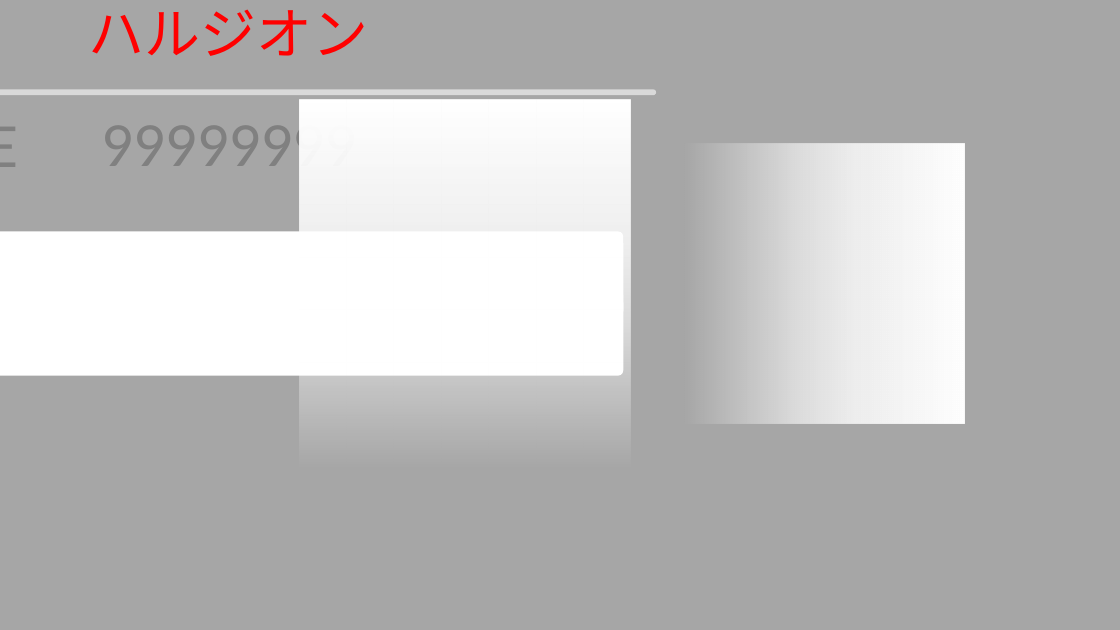
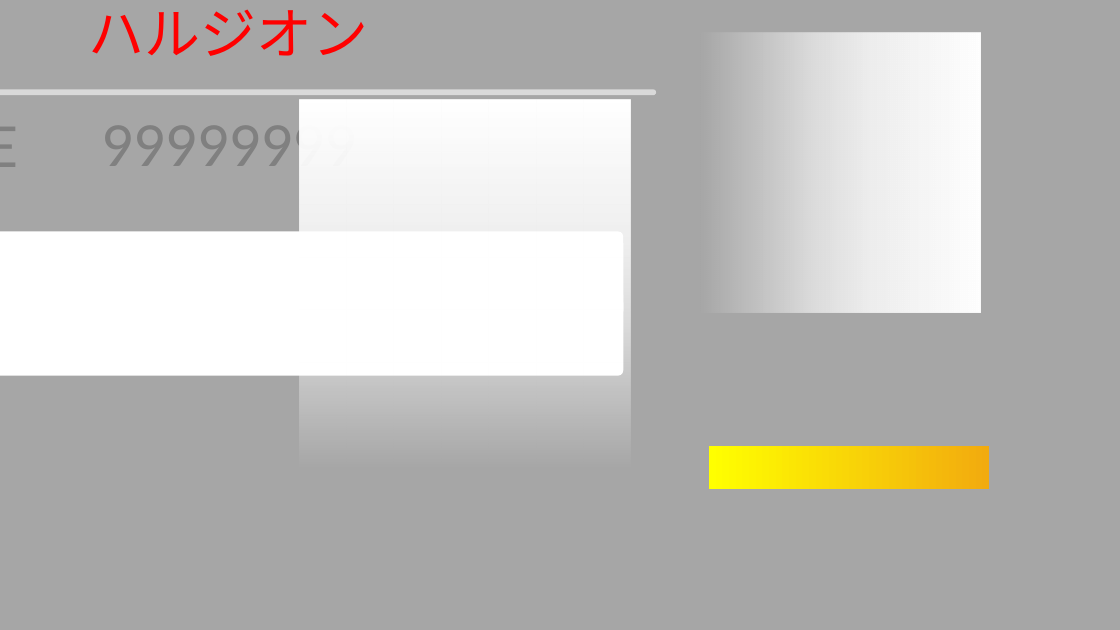
Before and after one commit to YuukiReiya/RhythmGame, a slide deck: slide 12 of resource.pptx. Drawn at 1120x630 pixels with LibreOffice and Linux fonts; fonts in the diff are those of the drawing. Boxes give left, top, right and bottom in pixels: in the first picture for what was removed or moved away, otherwise in the second. Text is boxed around its words. In the diff, an @@ line names an element or a change of style, - is before the commit and + after.

```diff
--- a/resource.pptx
+++ b/resource.pptx
@@ rectangle: place and size @@
-rectangle at [685, 144, 965, 423]
+rectangle at [700, 32, 980, 312]
@@ rectangle added at [709, 446, 989, 489], fill gradient #F2AB0E to #FFFF00 @@
```
Also in this commit, not shown: 1 other slide changed, 3 slides added.
